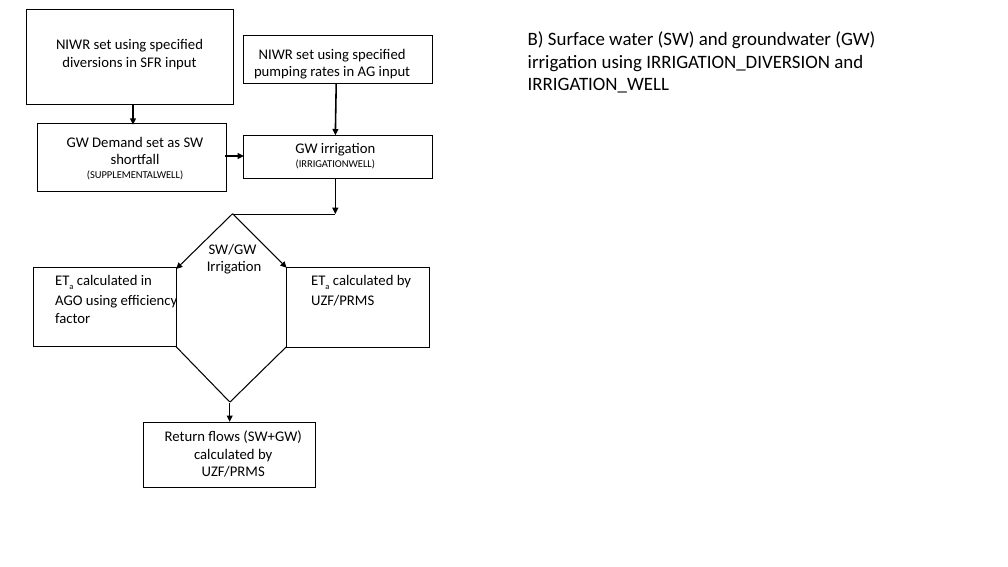
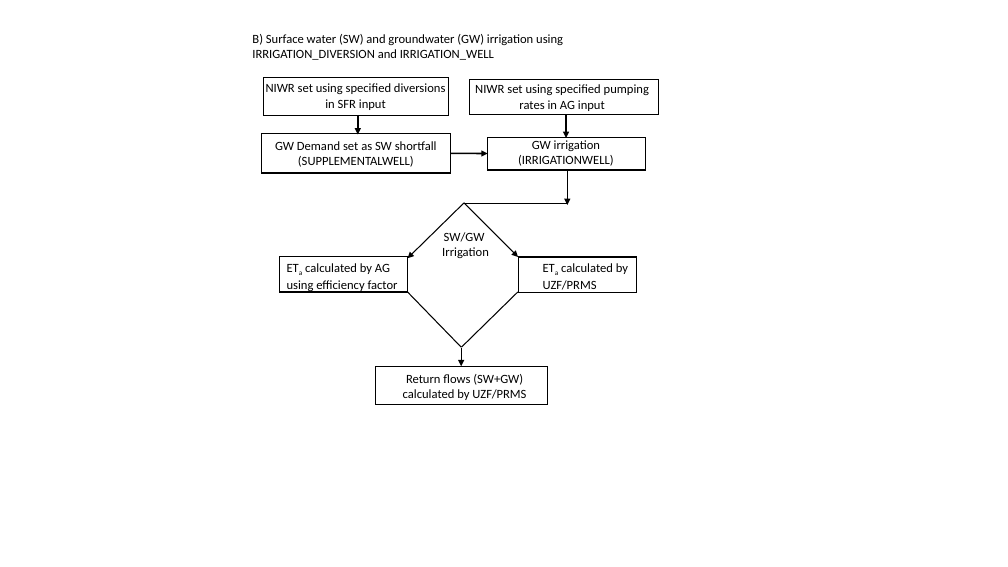
Before and after one commit to rniswon/mfnwt, a slide deck: slide 3 of Examples/AgWaterUse/doc/Options.pptx. Drawn at 1008x567 pixels with LibreOffice and Linux fonts; fonts in the diff are those of the drawing. Boxes give left, top, right and bottom in pixels: in the first picture for what was removed or moved away, otherwise in the second. Text is boxed around its words. In the diff, an @@ line names an element or a change of style, - is before the commit and + after.

```diff
--- a/Examples/AgWaterUse/doc/Options.pptx
+++ b/Examples/AgWaterUse/doc/Options.pptx
@@ text "B) Surface water (SW) and ...": place and size @@
-text "B) Surface water (SW) and ..." at [528,31,875,93]
+text "B) Surface water (SW) and ..." at [252,34,563,60]
@@ text "B) Surface water (SW) and ..." at [252,34,563,60]: size 18 to 12 pt @@
@@ text "NIWR set using specified diversions ...": place and size @@
-text "NIWR set using specified diversions ..." at [56,38,203,70]
+text "NIWR set using specified diversions ..." at [266,83,445,110]
@@ rectangle: place and size @@
-rectangle at [26,9,233,105]
+rectangle at [263,78,448,116]
@@ size 14 to 12 pt in 5 elements at [266,83,445,110], [543,263,628,293], [403,374,526,400], [442,232,489,258], [475,84,649,111] @@
@@ text "NIWR set using specified pumping ...": place and size @@
-text "NIWR set using specified pumping ..." at [254,48,410,79]
+text "NIWR set using specified pumping ..." at [475,84,649,111]
@@ rectangle: place and size @@
-rectangle at [243,35,433,84]
+rectangle at [470,80,659,115]
@@ arrow moved from (133, 105) - (133, 125) to (358, 115) - (358, 135) @@
@@ arrow moved from (337, 84) - (336, 135) to (566, 115) - (566, 138) @@
@@ text "GW Demand set as SW ...": place and size @@
-text "GW Demand set as SW ..." at [67,137,204,179]
+text "GW Demand set as SW ..." at [275,141,437,167]
@@ text "GW Demand set as SW ..." at [275,141,437,167]: size 14 to 12 pt in "GW Demand set as SW shortfall"; size 10 to 12 pt in "(SUPPLEMENTALWELL)" @@
@@ rectangle: place and size @@
-rectangle at [37,123,226,192]
+rectangle at [262,134,451,173]
@@ text "GW irrigation": place and size @@
-text "GW irrigation" at [295,143,375,169]
+text "GW irrigation" at [518,140,614,166]
@@ text "GW irrigation" at [518,140,614,166]: size 14 to 12 pt in "GW irrigation"; size 10 to 12 pt in "(IRRIGATIONWELL)" @@
@@ rectangle: place and size @@
-rectangle at [243,135,433,178]
+rectangle at [488,137,646,170]
@@ arrow moved from (225, 156) - (244, 156) to (451, 154) - (488, 154) @@
@@ 3 arrows, 1 line: place and size @@
-3 arrows, 1 line at [176,179,336,269]
+3 arrows, 1 line at [408,170,568,259]
@@ text "SW/GW": place and size @@
-text "SW/GW" at [207,243,262,274]
+text "SW/GW" at [442,232,489,258]
@@ rectangle: place and size @@
-rectangle at [34,268,177,347]
+rectangle at [279,257,408,292]
@@ text at [287,263,398,293]: text changed; size 14 to 12 pt @@
-ETa calculated in AGO using efficiency factor
+ETa calculated by AG using efficiency factor
@@ rectangle: place and size @@
-rectangle at [287,268,430,347]
+rectangle at [518,257,636,293]
@@ text "ETa calculated by UZF/PRMS": place and size @@
-text "ETa calculated by UZF/PRMS" at [311,274,411,306]
+text "ETa calculated by UZF/PRMS" at [543,263,628,293]
@@ 2 lines, 1 arrow: place and size @@
-2 lines, 1 arrow at [175,346,287,422]
+2 lines, 1 arrow at [407,291,518,366]
@@ rectangle: place and size @@
-rectangle at [144,423,316,488]
+rectangle at [375,367,547,405]
@@ text "Return flows (SW+GW) calculated by ...": place and size @@
-text "Return flows (SW+GW) calculated by ..." at [165,430,301,477]
+text "Return flows (SW+GW) calculated by ..." at [403,374,526,400]
```
Also in this commit, not shown: 2 other slides changed, 1 slide added, 4 other files.
